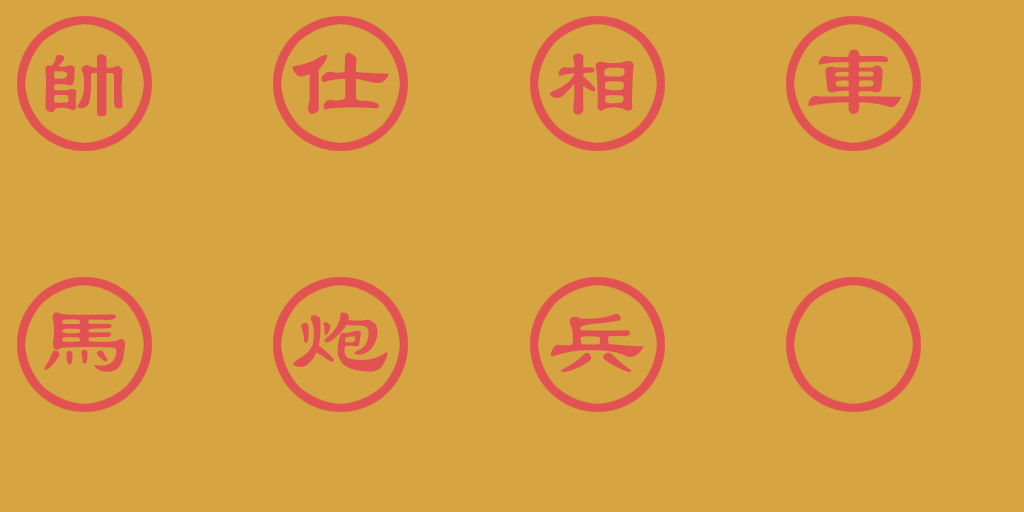
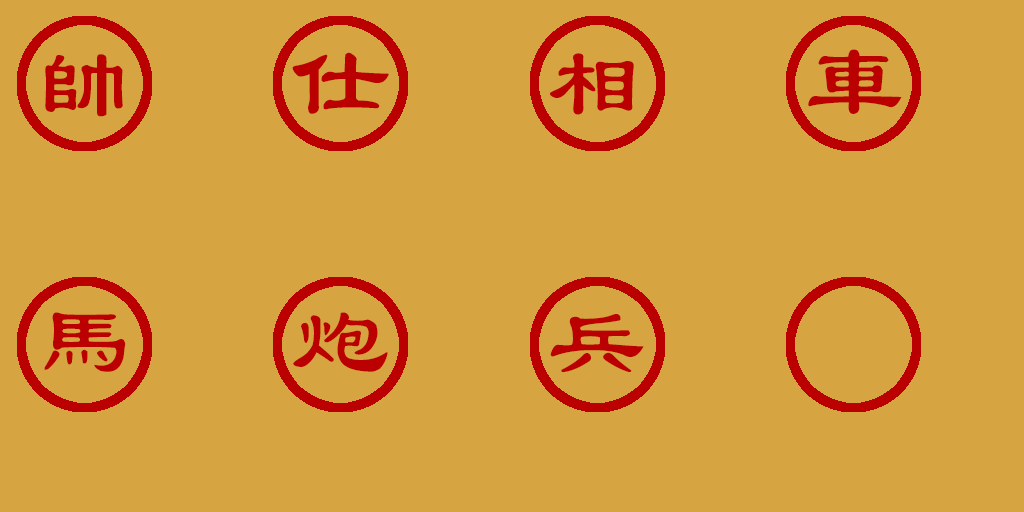
Layers edited between the first and the second 1024 × 512 image:
painted on "圆" over <box>17,16,921,412</box>
painted on "兵" over <box>550,314,644,372</box>
painted on "炮" over <box>293,312,388,372</box>
painted on "馬" over <box>44,312,126,372</box>
painted on "車" over <box>808,49,902,114</box>
painted on "相" over <box>550,53,634,115</box>
painted on "仕" over <box>292,52,389,114</box>
painted on "帥" over <box>45,54,123,117</box>
